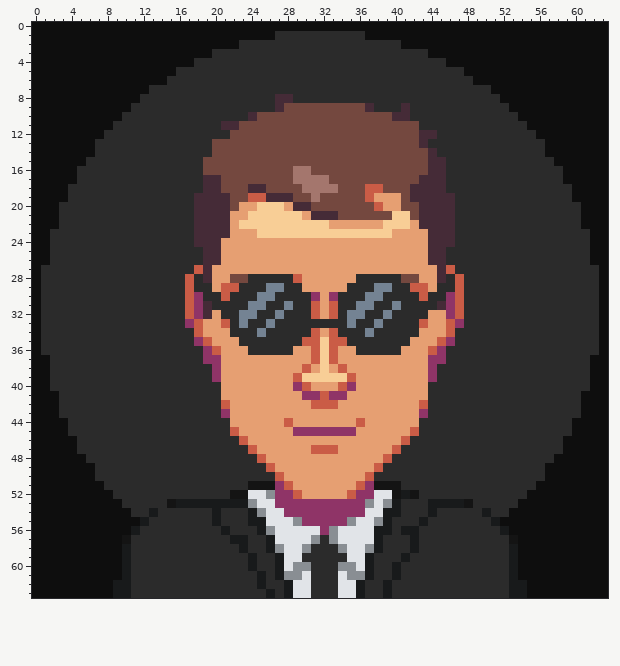
A pixel-art sprite gets an edit: Transmedia Game/Assets/Art/ConnorAvatar.png. The picture above is the old version.
The file is 128x128 pixels, drawn in blocks of 2x2; one block is one cell here. Colours within 5 levels of each other are drawn and written as one.
The same view after the edit:
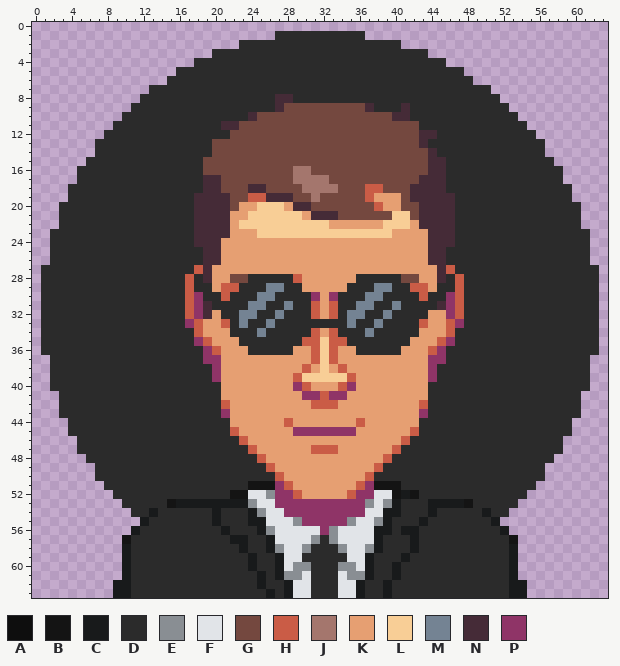
Palette (. is transparent): A #0e0e0e  B #141414  C #181a1b  D #2b2b2b  E #898e93  F #e1e4e8  G #74483f  H #ca5c46  J #a4766d  K #e69f72  L #f8ce96  M #748393  N #452b37  P #8f3467
Diff:
y 0: x 0..63 AAAAAAAAAAAAAAAAAAAAAAAAAAAAAAAAAAAAAAAAAAAAAAAAAAAAAAAAAAAAAAAA -> ................................................................
y 1: x 0..26 AAAAAAAAAAAAAAAAAAAAAAAAAAA -> ...........................; x 37..63 AAAAAAAAAAAAAAAAAAAAAAAAAAA -> ...........................
y 2: x 0..22 AAAAAAAAAAAAAAAAAAAAAAA -> .......................; x 41..63 AAAAAAAAAAAAAAAAAAAAAAA -> .......................
y 3: x 0..19 AAAAAAAAAAAAAAAAAAAA -> ....................; x 44..63 AAAAAAAAAAAAAAAAAAAA -> ....................
y 4: x 0..17 AAAAAAAAAAAAAAAAAA -> ..................; x 46..63 AAAAAAAAAAAAAAAAAA -> ..................
y 5: x 0..15 AAAAAAAAAAAAAAAA -> ................; x 48..63 AAAAAAAAAAAAAAAA -> ................
y 6: x 0..14 AAAAAAAAAAAAAAA -> ...............; x 49..63 AAAAAAAAAAAAAAA -> ...............
y 7: x 0..12 AAAAAAAAAAAAA -> .............; x 51..63 AAAAAAAAAAAAA -> .............
y 8: x 0..11 AAAAAAAAAAAA -> ............; x 52..63 AAAAAAAAAAAA -> ............
y 9: x 0..10 AAAAAAAAAAA -> ...........; x 53..63 AAAAAAAAAAA -> ...........
y 10: x 0..9 AAAAAAAAAA -> ..........; x 54..63 AAAAAAAAAA -> ..........
y 11: x 0..8 AAAAAAAAA -> .........; x 55..63 AAAAAAAAA -> .........
y 12: x 0..7 AAAAAAAA -> ........; x 56..63 AAAAAAAA -> ........
y 13..14: x 0..6 AAAAAAA -> .......; x 57..63 AAAAAAA -> .......
y 15: x 0..5 AAAAAA -> ......; x 58..63 AAAAAA -> ......
y 16..17: x 0..4 AAAAA -> .....; x 59..63 AAAAA -> .....
y 18..19: x 0..3 AAAA -> ....; x 60..63 AAAA -> ....
y 20..22: x 0..2 AAA -> ...; x 61..63 AAA -> ...
y 23..26: x 0..1 AA -> ..; x 62..63 AA -> ..
y 27..36: x 0 A -> .; x 63 A -> .
y 37..40: x 0..1 AA -> ..; x 62..63 AA -> ..
y 41..43: x 0..2 AAA -> ...; x 61..63 AAA -> ...
y 44..45: x 0..3 AAAA -> ....; x 60..63 AAAA -> ....
y 46..47: x 0..4 AAAAA -> .....; x 59..63 AAAAA -> .....
y 48: x 0..5 AAAAAA -> ......; x 58..63 AAAAAA -> ......
y 49..50: x 0..6 AAAAAAA -> .......; x 57..63 AAAAAAA -> .......
y 51: x 0..7 AAAAAAAA -> ........; x 56..63 AAAAAAAA -> ........
y 52: x 0..8 AAAAAAAAA -> .........; x 55..63 AAAAAAAAA -> .........
y 53: x 0..9 AAAAAAAAAA -> ..........; x 54..63 AAAAAAAAAA -> ..........
y 54: x 0..10 AAAAAAAAAAA -> ...........; x 53..63 AAAAAAAAAAA -> ...........
y 55: x 0..11 AAAAAAAAAAAA -> ............; x 52..63 AAAAAAAAAAAA -> ............
y 56: x 0..10 AAAAAAAAAAA -> ...........; x 53..63 AAAAAAAAAAA -> ...........
y 57..61: x 0..9 AAAAAAAAAA -> ..........; x 54..63 AAAAAAAAAA -> ..........
y 62..63: x 0..8 AAAAAAAAA -> .........; x 55..63 AAAAAAAAA -> .........
Boxes around the changes in both pictures, in picture pixels (x1, y1, x2, y2):
erased: (32, 22, 608, 598)
